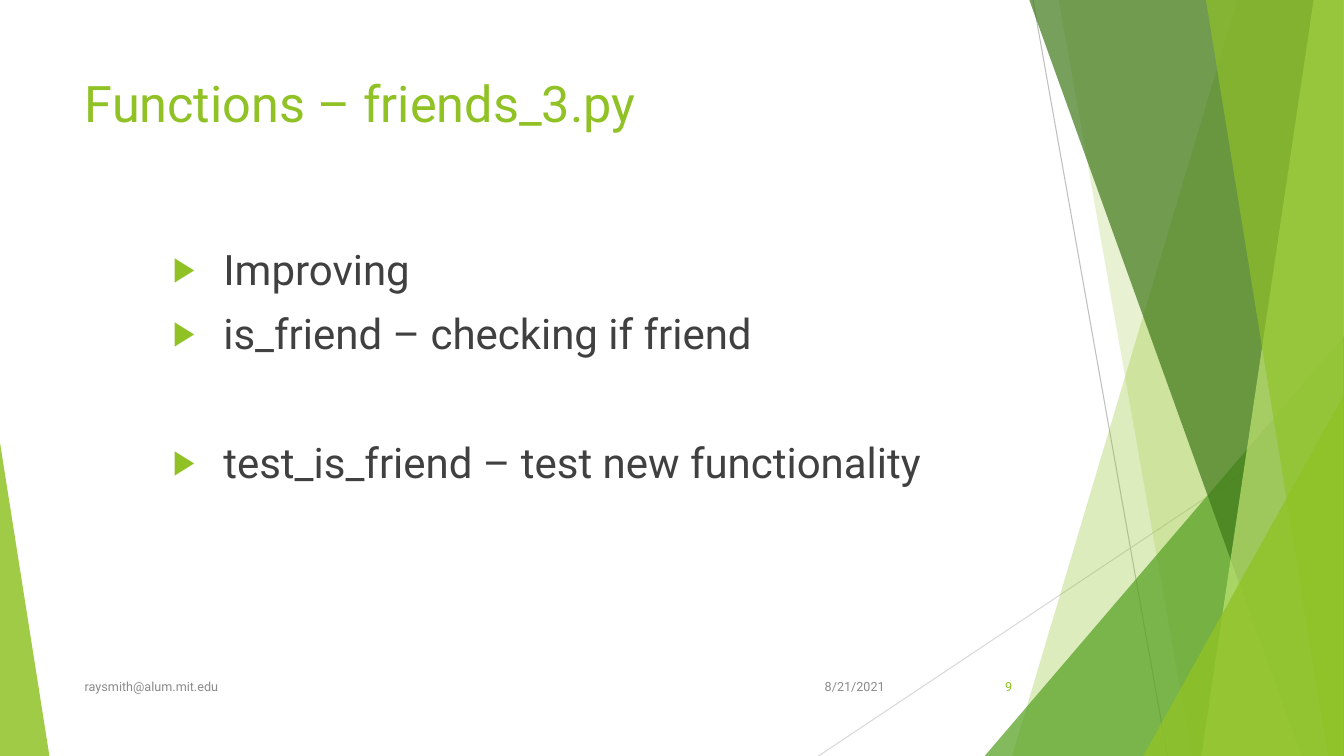
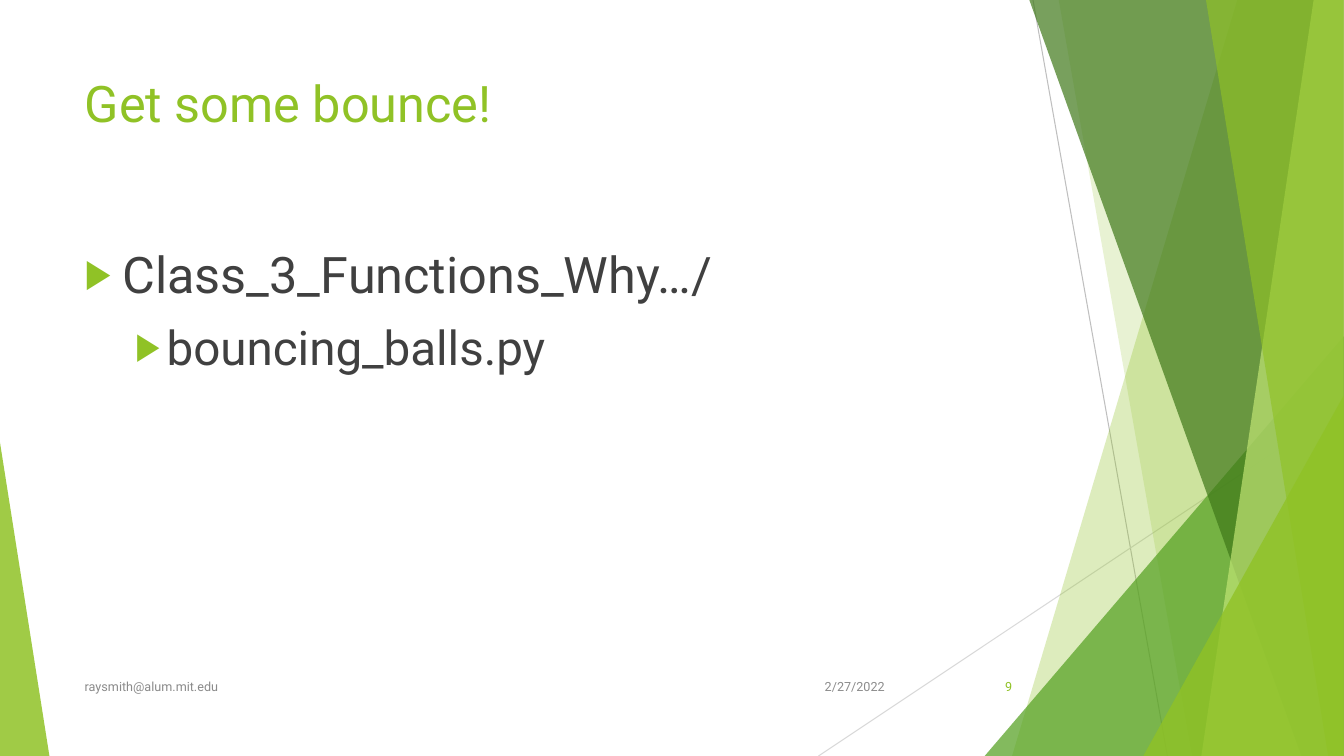
Before and after one commit to raysmith619/Introduction-To-Programming, a slide deck: slide 9 of presentation/Class_3_Functions_Why_and_How/Class_3_Functions_Why_and_How.pptx. Drawn at 1344x756 pixels with LibreOffice and Linux fonts; fonts in the diff are those of the drawing. Boxes give left, top, right and bottom in pixels: in the first picture for what was removed or moved away, otherwise in the second. Text is boxed around its words. In the diff, an @@ line names an element or a change of style, - is before the commit and + after.

```diff
--- a/presentation/Class_3_Functions_Why_and_How/Class_3_Functions_Why_and_How.pptx
+++ b/presentation/Class_3_Functions_Why_and_How/Class_3_Functions_Why_and_How.pptx
@@ title at [85, 84, 492, 123]: text changed @@
-Functions – friends_3.py
+Get some bounce!
@@ text at [123, 255, 712, 375]: text changed; size 30 to 36 pt @@
-    ▶ Improving
-    ▶ is_friend – checking if friend
-    ▶ test_is_friend – test new functionality
+▶ Class_3_Functions_Why…/
+  ▶ bouncing_balls.py
@@ text at [825, 682, 885, 692]: text changed @@
-8/21/2021
+2/27/2022
```
Also in this commit, not shown: 9 other slides changed, 5 slides removed, 48 other files.
